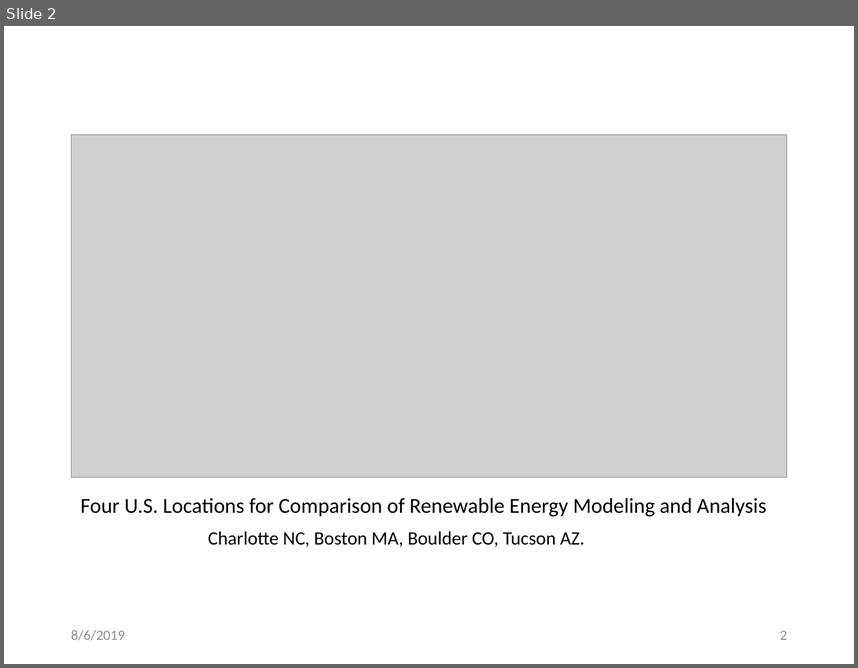
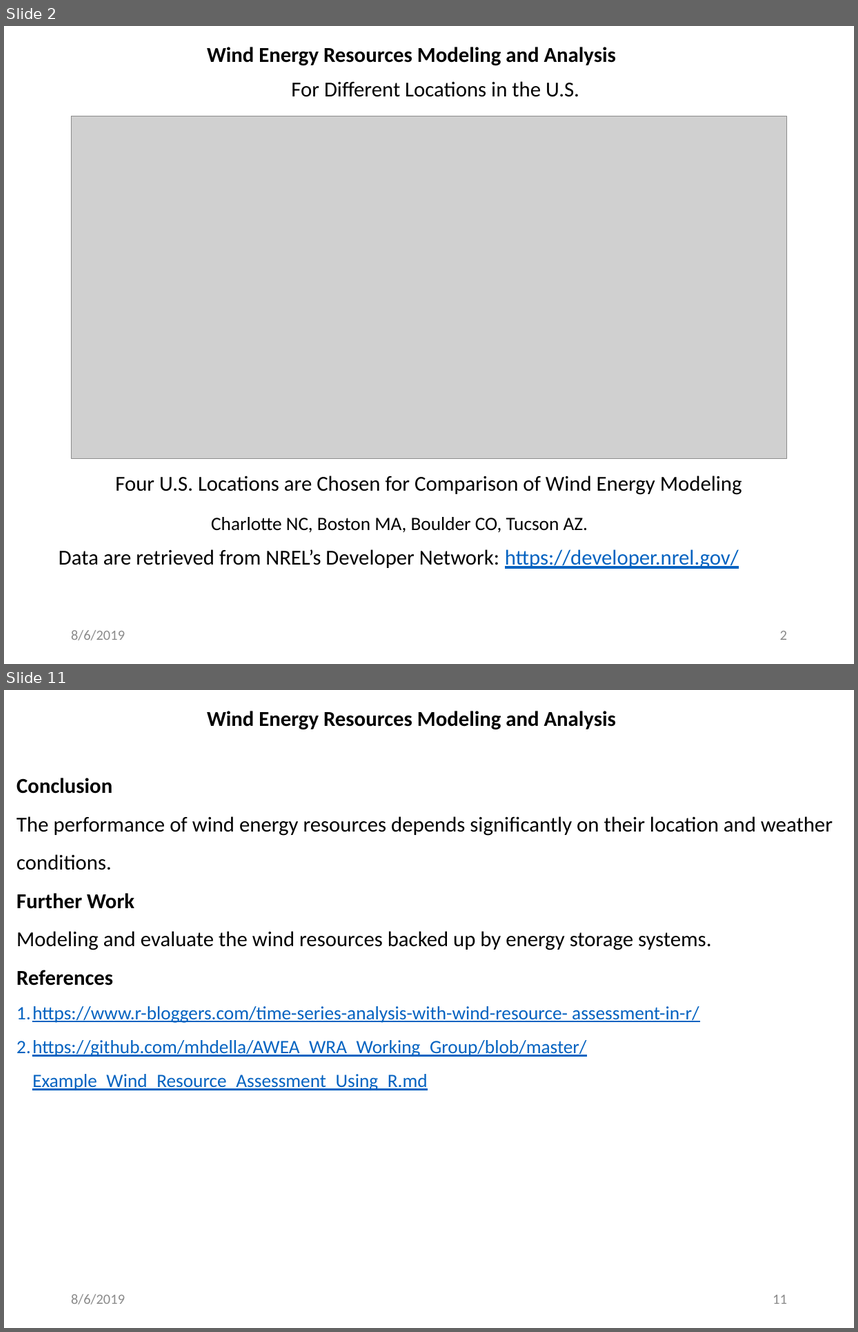
Before and after one commit to mhdella/Renewable-Energy-Analytics, a slide deck: wind_solar_time_series_analysis/Wind_Energy_Modeling_Analysis.pptx. Shown one above the other, each under a label of ours: slide 2 before the commit, slides 2 and 11 after it; the slides between them are not shown. The pictures are 858x668 and 858x1332 pixels, drawn with LibreOffice and Linux fonts; fonts in the diff are those of the drawing; grey boxes stand for pictures. Boxes give left, top, right and bottom in pixels: in the first picture for what was removed or moved away, otherwise in the second. Text is boxed around its words. In the diff, an @@ line names an element or a change of style, - is before the commit and + after.

Commit message:
wind_solar_modeling
This folder include codes, presentations and other files

```diff
--- a/wind_solar_time_series_analysis/Wind_Energy_Modeling_Analysis.pptx
+++ b/wind_solar_time_series_analysis/Wind_Energy_Modeling_Analysis.pptx
@@ slide 11 added at <box>4,690,854,1328</box>, background #FFFFFF @@
@@ text added at <box>207,711,616,730</box>, 18 pt, text #000000, bold @@
+Wind Energy Resources Modeling and Analysis
@@ text added at <box>16,778,833,1090</box>, 18 pt, text #000000 @@
+Conclusion
+The performance of wind energy resources depends significantly on their location and weather conditions.
+Further Work
+Modeling and evaluate the wind resources backed up by energy storage systems.
+References
+1. https://www.r-bloggers.com/time-series-analysis-with-wind-resource- assessment-in-r/
+2. https://github.com/mhdella/AWEA_WRA_Working_Group/blob/master/Example_Wind_Resource_Assessment_Using_R.md
@@ text added at <box>71,1294,125,1304</box>, 12 pt, text #8C8C8C @@
+8/6/2019
@@ page number added at <box>773,1294,787,1303</box>, 12 pt, text #8C8C8C @@
+11
@@ slide 2 changed as well @@
@@ text added at <box>207,47,616,66</box>, 18 pt, text #000000, bold @@
+Wind Energy Resources Modeling and Analysis
@@ text added at <box>291,81,579,97</box>, 18 pt, text #000000 @@
+For Different Locations in the U.S.
@@ picture: place and size @@
-picture at <box>71,135,787,477</box>
+picture at <box>71,116,787,459</box>
@@ text at <box>115,475,742,495</box>: text changed @@
-Four U.S. Locations for Comparison of Renewable Energy Modeling and Analysis
+Four U.S. Locations are Chosen for Comparison of Wind Energy Modeling
@@ text "Charlotte NC, Boston MA, Boulder ...": place and size @@
-text "Charlotte NC, Boston MA, Boulder ..." at <box>208,531,585,547</box>
+text "Charlotte NC, Boston MA, Boulder ..." at <box>211,517,588,532</box>
@@ text added at <box>59,549,739,568</box>, 18 pt, text #000000 @@
+Data are retrieved from NREL’s Developer Network: https://developer.nrel.gov/
```
Also in this commit, not shown: 6 other slides changed, 3 other slides added, 39 slides removed, 29 other files.
